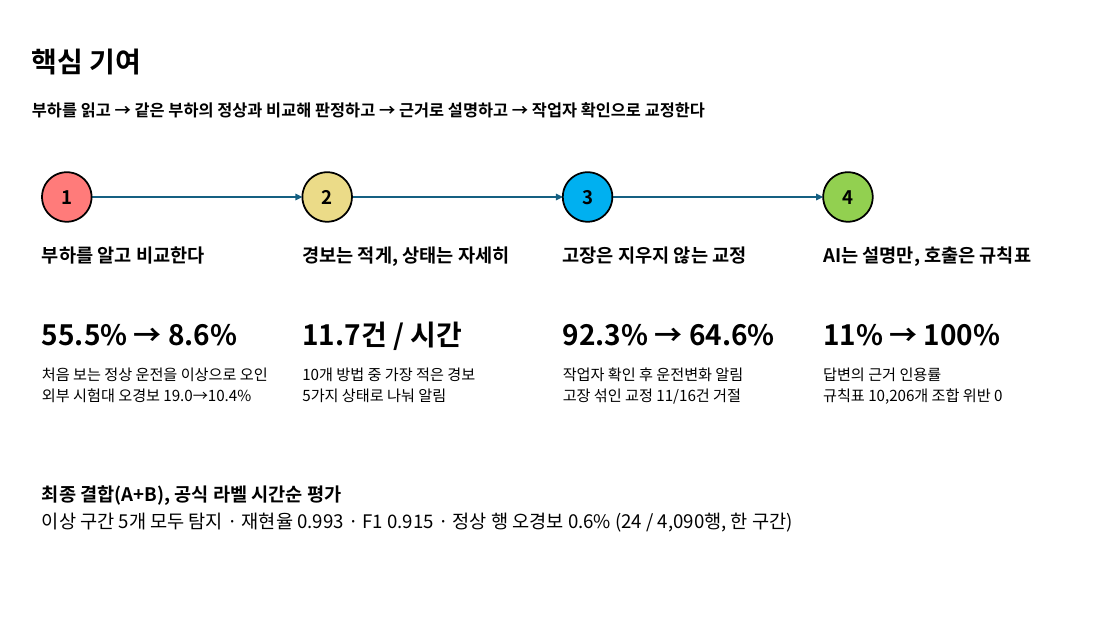
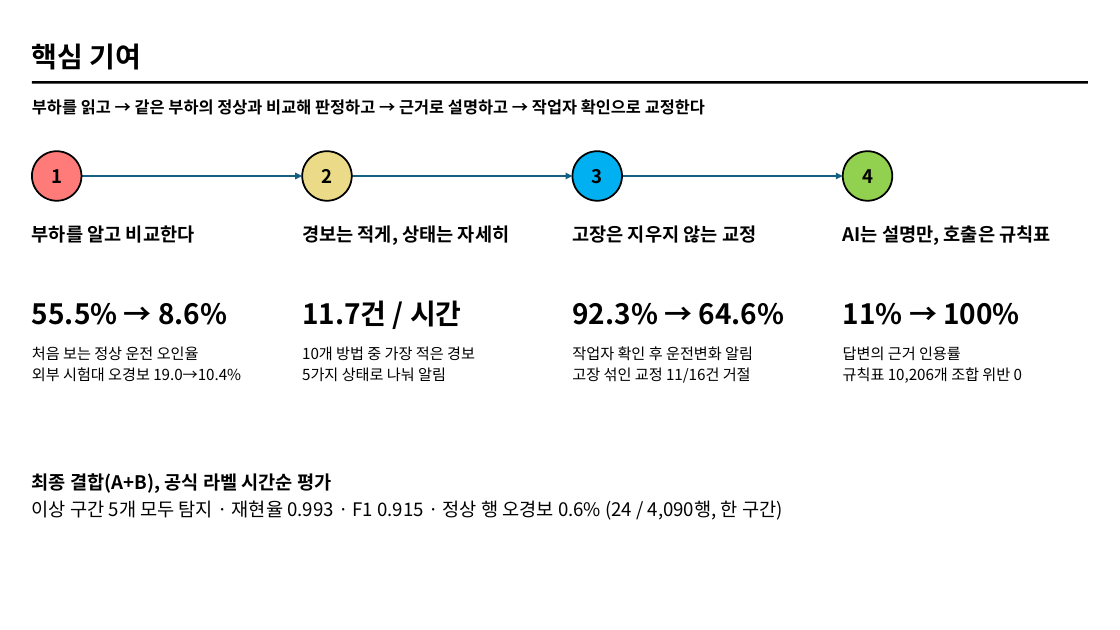
Before and after one commit to ZlataN-AI/KAMP, a slide deck: slide 3 of presentation/RIVET-WM_seminar.pptx. Drawn at 1120x630 pixels with LibreOffice and Linux fonts; fonts in the diff are those of the drawing. Boxes give left, top, right and bottom in pixels: in the first picture for what was removed or moved away, otherwise in the second. Text is boxed around its words. In the diff, an @@ line names an element or a change of style, - is before the commit and + after.

```diff
--- a/presentation/RIVET-WM_seminar.pptx
+++ b/presentation/RIVET-WM_seminar.pptx
@@ title "핵심 기여": place and size @@
-title "핵심 기여" at (32,48,142,75)
+title "핵심 기여" at (32,43,142,70)
@@ line added from (32, 82) to (1088, 82), #000000 2.25 pt @@
@@ arrow moved from (92, 197) - (302, 197) to (82, 176) - (302, 176) @@
@@ arrow moved from (352, 197) - (563, 197) to (352, 176) - (573, 176) @@
@@ arrow moved from (613, 197) - (823, 197) to (623, 176) - (843, 176) @@
@@ 2 texts, 1 ellipse: place and size @@
-2 texts, 1 ellipse at (42,172,237,346)
+2 texts, 1 ellipse at (32,151,227,325)
@@ 2 texts, 1 ellipse: place and size @@
-2 texts, 1 ellipse at (302,172,509,348)
+2 texts, 1 ellipse at (302,151,509,327)
@@ 2 texts, 1 ellipse: place and size @@
-2 texts, 1 ellipse at (563,172,775,346)
+2 texts, 1 ellipse at (572,151,785,325)
@@ 2 texts, 1 ellipse: place and size @@
-2 texts, 1 ellipse at (823,172,1031,346)
+2 texts, 1 ellipse at (843,151,1050,325)
@@ text at (32,346,199,361): text changed @@
-처음 보는 정상 운전을 이상으로 오인
+처음 보는 정상 운전 오인율
@@ text "처음 보는 정상 운전 오인율": place and size @@
-text "처음 보는 정상 운전 오인율" at (42,367,268,403)
+text "처음 보는 정상 운전 오인율" at (32,346,241,382)
@@ text "10개 방법 중 가장 적은 ...": place and size @@
-text "10개 방법 중 가장 적은 ..." at (302,367,475,403)
+text "10개 방법 중 가장 적은 ..." at (302,346,475,382)
@@ text "작업자 확인 후 운전변화 알림": place and size @@
-text "작업자 확인 후 운전변화 알림" at (563,367,743,404)
+text "작업자 확인 후 운전변화 알림" at (572,346,753,383)
@@ text "답변의 근거 인용률": place and size @@
-text "답변의 근거 인용률" at (823,367,1002,404)
+text "답변의 근거 인용률" at (843,346,1022,383)
@@ text "최종 결합(A+B), 공식 라벨 시간순 ...": place and size @@
-text "최종 결합(A+B), 공식 라벨 시간순 ..." at (42,485,793,532)
+text "최종 결합(A+B), 공식 라벨 시간순 ..." at (32,473,783,520)
```
Also in this commit, not shown: 25 other slides changed, 1 other file.
